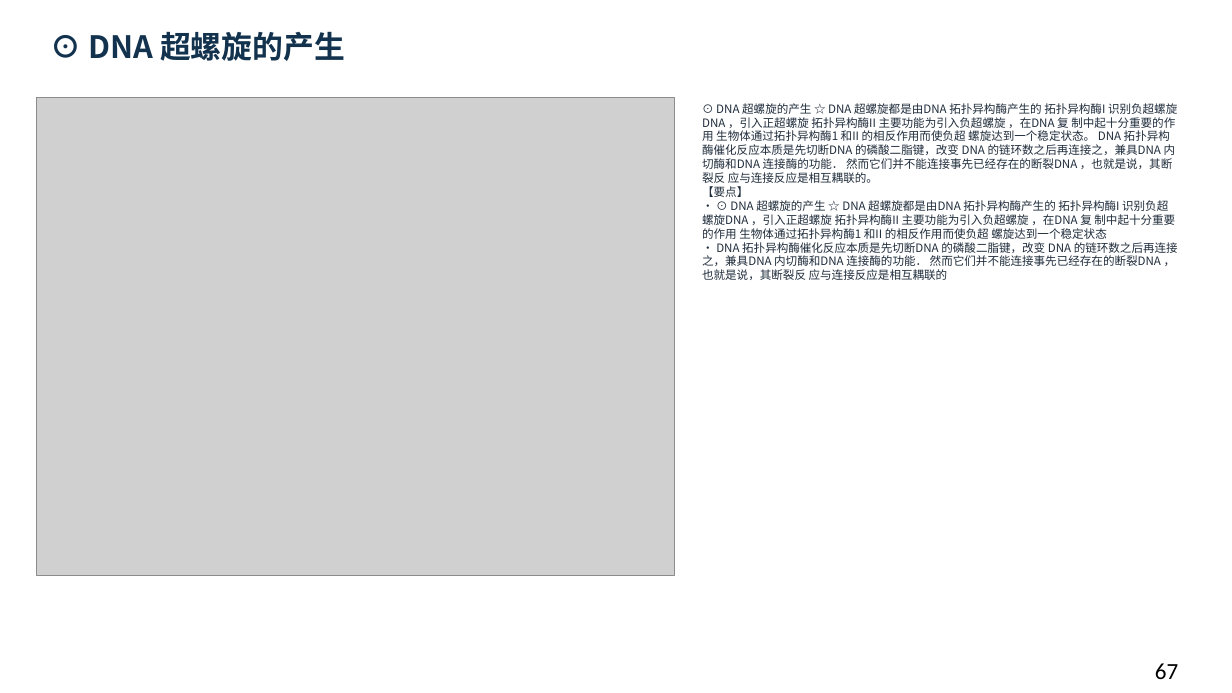
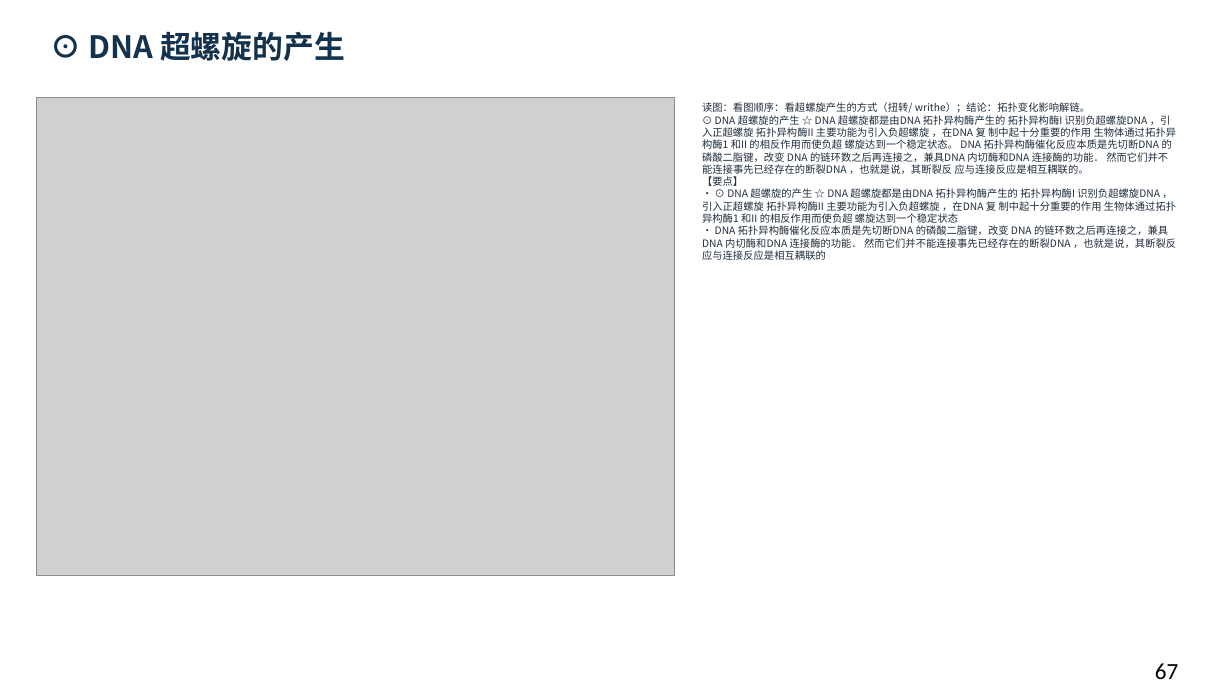
Before and after one commit to newkan-li/Biochemistry, a slide deck: slide 67 of downloads/bc11-ai-style.pptx. Drawn at 1232x693 pixels with LibreOffice and Linux fonts; fonts in the diff are those of the drawing; grey boxes stand for pictures. Boxes give left, top, right and bottom in pixels: in the first picture for what was removed or moved away, otherwise in the second. Text is boxed around its words. In the diff, an @@ line names an element or a change of style, - is before the commit and + after.

```diff
--- a/downloads/bc11-ai-style.pptx
+++ b/downloads/bc11-ai-style.pptx
@@ text at (x1=702, y1=102, x2=1177, y2=260): text changed; size 9 to 8 pt @@
-⊙ DNA 超螺旋的产生 ☆ DNA 超螺旋都是由DNA 拓扑异构酶产生的 拓扑异构酶I 识别负超螺旋DNA ，引入正超螺旋 拓扑异构酶II 主要功能为引入负超螺旋 ，在DNA 复 制中起十分重要的作用 生物体通过拓扑异构酶1 和II 的相反作用而使负超 螺旋达到一个稳定状态。 DNA 拓扑异构酶催化反应本质是先切断DNA 的磷酸二脂键，改变 DNA 的链环数之后再连接之，兼具DNA 内切酶和DNA 连接酶的功能． 然而它们并不能连接事先已经存在的断裂DNA ，也就是说，其断裂反 应与连接反应是相互耦联的。
-【要点】
-• ⊙ DNA 超螺旋的产生 ☆ DNA 超螺旋都是由DNA 拓扑异构酶产生的 拓扑异构酶I 识别负超螺旋DNA ，引入正超螺旋 拓扑异构酶II 主要功能为引入负超螺旋 ，在DNA 复 制中起十分重要的作用 生物体通过拓扑异构酶1 和II 的相反作用而使负超 螺旋达到一个稳定状态
-• DNA 拓扑异构酶催化反应本质是先切断DNA 的磷酸二脂键，改变 DNA 的链环数之后再连接之，兼具DNA 内切酶和DNA 连接酶的功能． 然而它们并不能连接事先已经存在的断裂DNA ，也就是说，其断裂反 应与连接反应是相互耦联的
+读图：看图顺序：看超螺旋产生的方式（扭转/ writhe）；结论：拓扑变化影响解链。
+⊙ DNA 超螺旋的产生 ☆ DNA 超螺旋都是由DNA 拓扑异构酶产生的 拓扑异构酶I 识别负超螺旋DNA ，引入正超螺旋 拓扑异构酶II 主要功能为引入负超螺旋 ，在DNA 复 制中起十分重要的作用 生物体通过拓扑异构酶1 和II 的相反作用而使负超 螺旋达到一个稳定状态。 DNA 拓扑异构酶催化反应本质是先切断DNA 的磷酸二脂键，改变 DNA 的链环数之后再连接之，兼具DNA 内切酶和DNA 连接酶的功能． 然而它们并不能连接事先已经存在的断裂DNA ，也就是说，其断裂反 应与连接反应是相互耦联的。
+【要点】
+• ⊙ DNA 超螺旋的产生 ☆ DNA 超螺旋都是由DNA 拓扑异构酶产生的 拓扑异构酶I 识别负超螺旋DNA ，引入正超螺旋 拓扑异构酶II 主要功能为引入负超螺旋 ，在DNA 复 制中起十分重要的作用 生物体通过拓扑异构酶1 和II 的相反作用而使负超 螺旋达到一个稳定状态
+• DNA 拓扑异构酶催化反应本质是先切断DNA 的磷酸二脂键，改变 DNA 的链环数之后再连接之，兼具DNA 内切酶和DNA 连接酶的功能． 然而它们并不能连接事先已经存在的断裂DNA ，也就是说，其断裂反 应与连接反应是相互耦联的
```
Also in this commit, not shown: 135 other slides changed, 6 other files.
